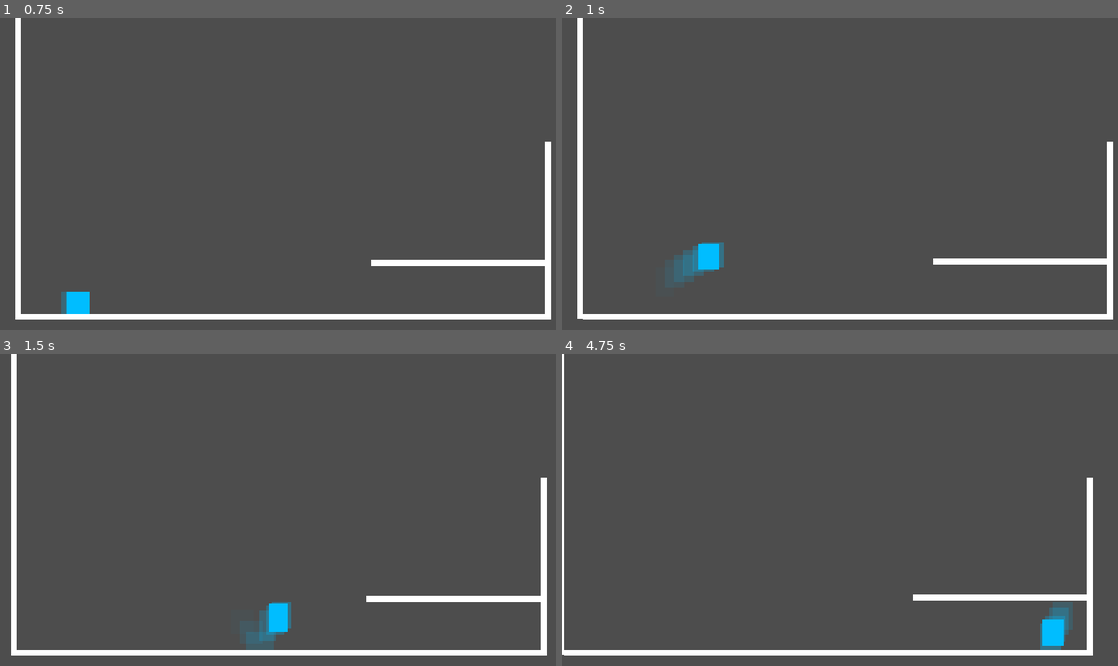
Above: before the commit, frames 1-4 (two rows, left to right).
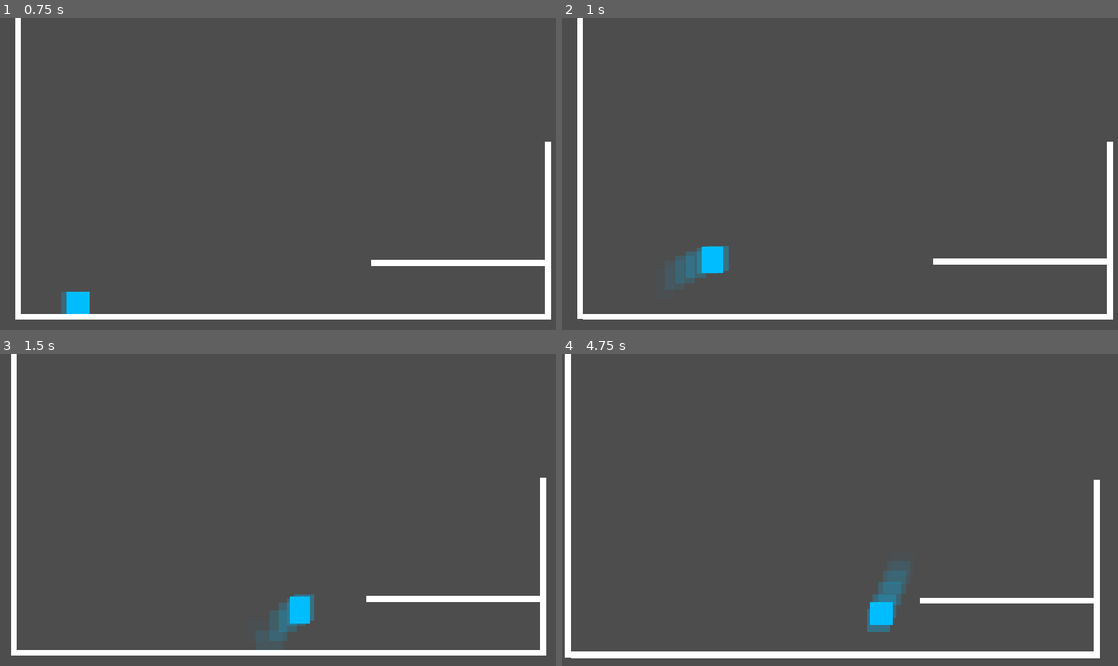
Above: after the commit, the same moments.

Repository: A1exine/guardian-of-the-grotto
Game: Godot game, scene res://Scenes/main.tscn
Two runs of this game, one before a commit and one after it. Both use one fixed random seed, a clock stepped at 60 frames per second and the inputs below.
Inputs (mouse positions are in pixels of both pictures, inside the frame that each line leads up to):
- Up to frame 1 (0.75 s): move the mouse to (400, 158) at 0.52 s; hold D (move_right) from 0.53 s (still down); hold Shift (run) from 0.53 s (still down)
- Up to frame 2 (1 s): keep holding D (move_right); keep holding Shift (run); tap Space (jump) at 0.77, 0.8 s
- Up to frame 3 (1.5 s): keep holding D (move_right); tap Space (jump) at 1.07, 1.35 s; move the mouse to (166, 525) at 1.27 s; release Shift (run) at 1.28 s
- Up to frame 4 (4.75 s): tap Space (jump) at 1.52, 1.82, 2.3, 3.02, 3.32, 3.77, 3.8, 4.07, 4.35, 4.52 s; tap Shift (run) at 1.55, 2.85, 4.55 s; move the mouse to (895, 441) at 2.02 s; release D (move_right) at 2.03 s; hold A (move_left) 2.03-2.78 s; right-click (895, 441) at 2.1 s; move the mouse to (812, 572) at 2.77 s; hold D (move_right) 2.78-4.28 s; move the mouse to (1006, 556) at 3.52 s; hold Shift (run) 3.53-4.28 s; move the mouse to (673, 463) at 4.27 s; hold A (move_left) from 4.28 s (still down)

Frame 1 is identical in both runs. In frame 2, 0.4% of the frame differs, in the area x 20-30%, y 71-86%; in frame 3, 1.2%; in frame 4, 6.2%, in the area x 0-97%, y 0-98%.

Commit message:
Slight update to player movement values

Diff:
--- a/Scripts/player.gd
+++ b/Scripts/player.gd
@@ -7,8 +7,8 @@
 @onready var JumpBufferTimer: Timer = $JumpBufferTimer
 @onready var visual: ColorRect = $ColorRect # Change to Sprite2D when assets come in!
 
-const BASE_SPEED: float = 400.0
-const RUN_SPEED: float = 800.0
+const BASE_SPEED: float = 600.0
+const RUN_SPEED: float = 900.0
 const BASE_JUMP: float = -650.0
 
 const BASE_GRAVITY_NORMAL: float = 1400.0
@@ -109,7 +109,7 @@
 		#Running
 		var is_running: bool = Input.is_action_pressed("run")
 		current_speed = RUN_SPEED if is_running else BASE_SPEED
-		jump_height = -1000.0 if is_running else -850.0
+		jump_height = -950.0 if is_running else -850.0
 
 		if is_running:
 			accel *= 1.75
